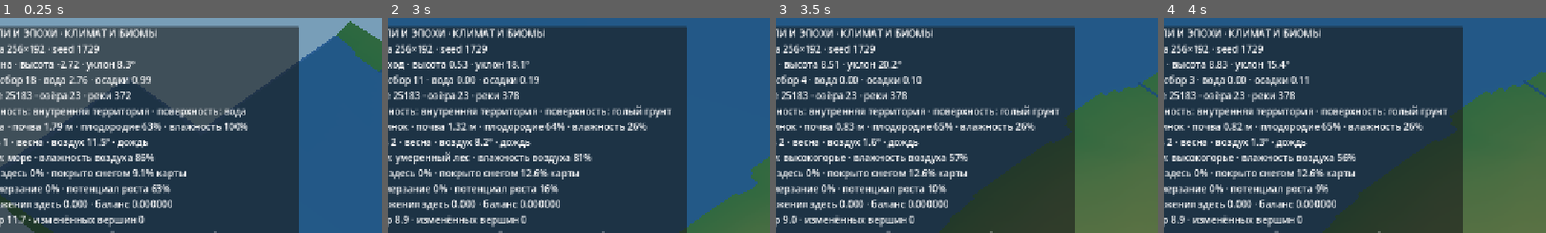
Above: before the commit, frames 1-4 (left to right).
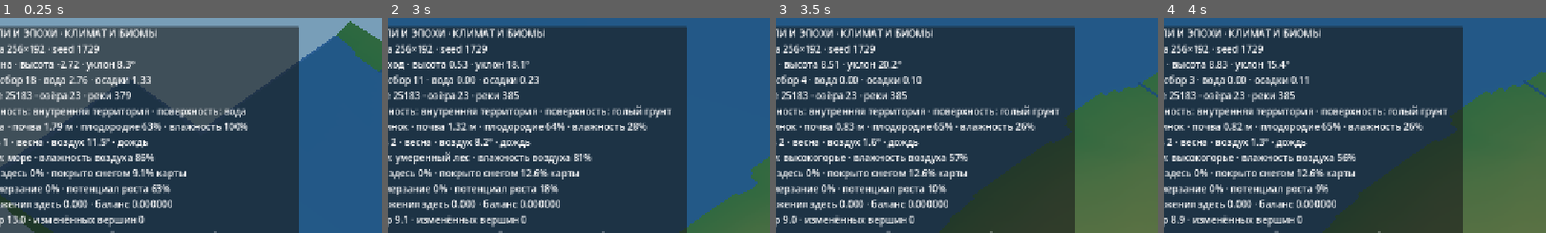
Above: after the commit, the same moments.

Repository: cyrox007/lands-and-ages
Game: Godot game, scene res://scenes/world.tscn
Same seed, same stepped clock (60 frames per second), same inputs: the game is played once before the commit and once after it.
Inputs (mouse positions are % of the whole screen's width and height, from its top left):
- Up to frame 1 (0.25 s): no input
- Up to frame 2 (3 s): move the mouse to (72, 45) at 0.52 s; hold D 0.53-1.25 s; click (72, 45) at 0.67 s; drag from (30, 55) to (45, 70) at 1.27 s; click "Следующий день" at 2 s; move the mouse to (60, 28) at 2.77 s; hold D from 2.78 s (still down)
- Up to frame 3 (3.5 s): keep holding D
- Up to frame 4 (4 s): release D at 3.5 s; drag from (45, 70) to (20, 35) at 3.52 s
The pictures show only the part of the screen within x 4-54%, y 0-50%; the shares and areas given below are measured in that part.

The runs differ from the first frame. In frame 1, 0.2% of the frame differs, in the area x 3-40%, y 27-96%; in frame 2, 0.2%, in the area x 2-66%, y 27-96%; in frame 3, less than 0.1%; in frame 4, less than 0.1%.

Commit message:
feat(climate): грозовая нестабильность, ливни и погодные фронты

Diff:
--- a/godot/scripts/climate.gd
+++ b/godot/scripts/climate.gd
@@ -29,6 +29,7 @@
 var _temperature := PackedFloat32Array()
 var _rain := PackedFloat32Array()
 var _wind := PackedFloat32Array()
+var _storm := PackedFloat32Array()
 
 
 func _init(map: RefCounted, water: RefCounted) -> void:
@@ -91,6 +92,7 @@
 	_temperature.resize(count)
 	_rain.resize(count)
 	_wind.resize(count)
+	_storm.resize(count)
 
 	# Морское влияние распространяется от фактического моря по клеткам,
 	# а не выбирается по случайным прямоугольным регионам.
@@ -165,12 +167,21 @@
 				(float(y) + float(day) * 0.4) / 38.0, world.config.seed + 991)
 			_temperature[i] = _mean[i] + season * amplitude + front * 3.1
 			var threshold := 0.11 - _humidity[i] * 0.20
+			# Тёплый влажный воздух поднимается вдоль погодного фронта:
+			# возникает грозовая нестабильность, а не случайная молния.
+			var convection := clampf((_temperature[i] - 7.0) / 17.0, 0.0, 1.0) \
+				* clampf((_humidity[i] - 0.24) / 0.52, 0.0, 1.0)
+			var frontal_lift := clampf(0.55 + front * 0.60
+				+ local * 0.38, 0.0, 1.0)
+			_storm[i] = clampf(convection * frontal_lift, 0.0, 1.0)
+			# Ливень — усиление обычных осадков грозовым фронтом.
 			_rain[i] = clampf(maxf(0.0, local * 0.9 + front * 0.4 - threshold)
-				* _humidity[i] * 2.5 * rain_factor, 0.0, 3.0)
+				* _humidity[i] * 2.5 * rain_factor
+				+ _storm[i] * 1.35, 0.0, 3.0)
 			# Ветер связан с движущимися фронтами и широтами.
 			# Скорость условная: шкалу м/с откалибруем позже.
 			_wind[i] = clampf(5.0 + absf(front) * 10.0
-				+ maxf(0.0, -local) * 3.0
+				+ _storm[i] * 5.0 + maxf(0.0, -local) * 3.0
 				+ 2.5 * absf(sin(TAU * float(day % YEAR_DAYS) / YEAR_DAYS))
 				+ _marine[i] * 1.5, 0.0, 24.0)
 	revision += 1
@@ -196,6 +207,10 @@
 
 func wind_at_index(i: int) -> float:
 	return _wind[i] if i >= 0 and i < _wind.size() else 0.0
+
+
+func storm_at_index(i: int) -> float:
+	return _storm[i] if i >= 0 and i < _storm.size() else 0.0
 
 
 func rainfall_map() -> PackedFloat32Array:
@@ -215,11 +230,14 @@
 		"annual_temperature": _mean[i],
 		"humidity": _humidity[i],
 		"precipitation": rain, "wind_speed": _wind[i],
+		"storm_intensity": _storm[i], "downpour": rain >= 1.6,
 		"rainfall": rain * (1.0 - snow_share),
 		"snowfall": rain * snow_share,
-		"weather": ("снег" if snow_share >= 0.75 else
-			("мокрый снег" if snow_share > 0.15 else "дождь"))
-			if rain > 0.08 else "без осадков",
+		"weather": "гроза" if _storm[i] > 0.32 and rain > 0.14 else (
+			"ливень" if rain >= 1.6 and temp > 2.0 else (
+				("снег" if snow_share >= 0.75 else
+				("мокрый снег" if snow_share > 0.15 else "дождь"))
+				if rain > 0.08 else "без осадков")),
 		"season": season_name(day),
 		"seasonal_precipitation_factor": _seasonal_rain_factor(day,
 			(float(cell.y) + 0.5) / float(_height)),
